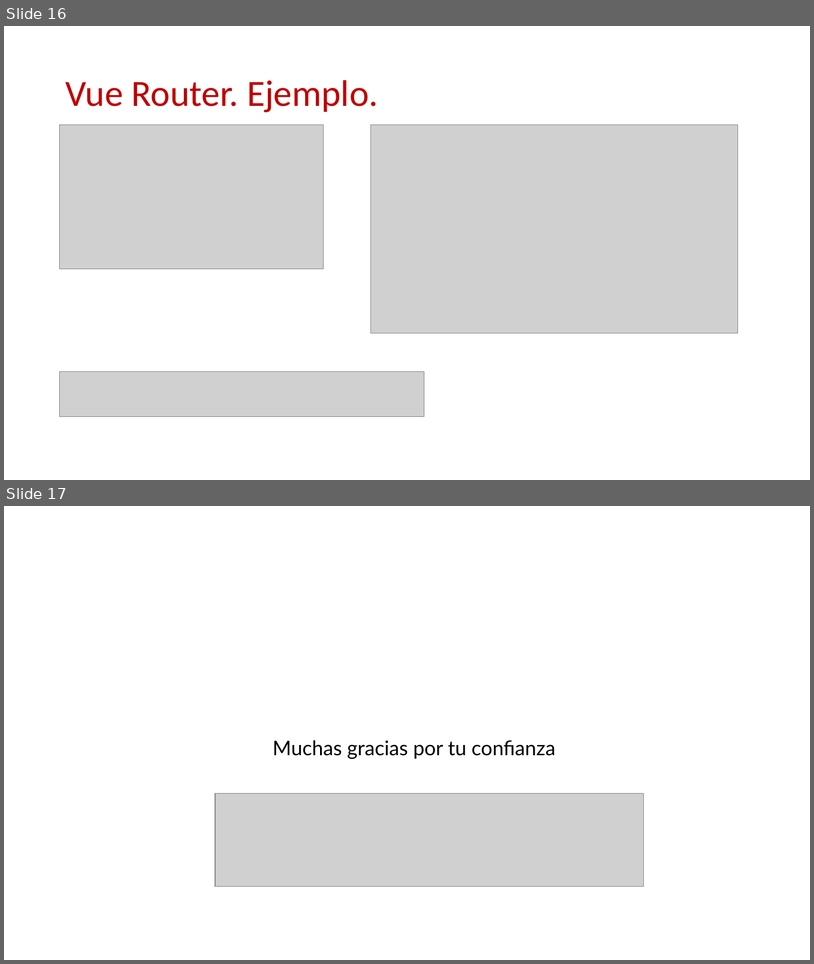
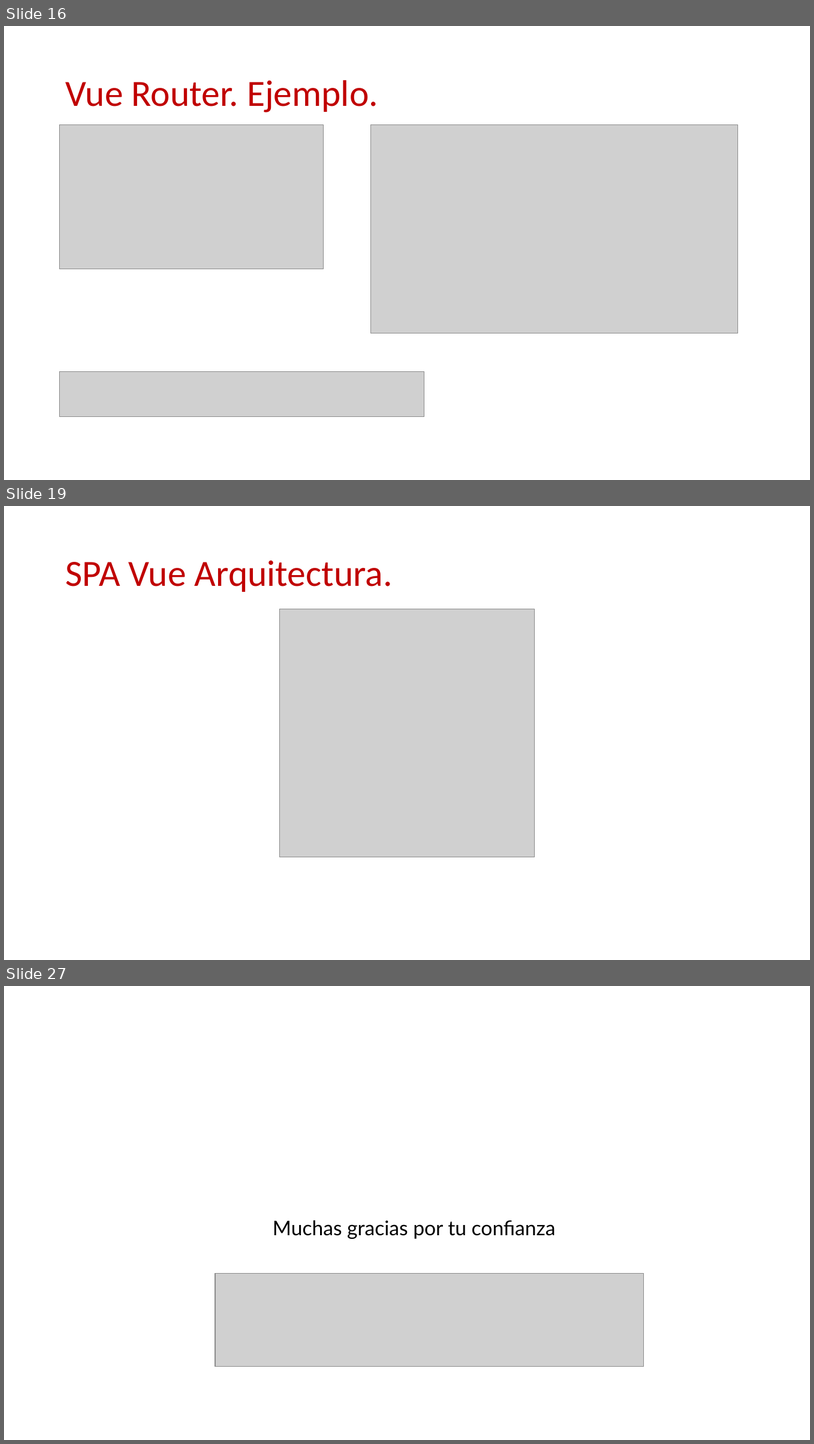
Before and after one commit to Robert-Freire/course-vue2, a slide deck: Vue.pptx. Shown one above the other, each under a label of ours: slides 16 and 17 before the commit, slides 16, 19 and 27 after it; the slides between them are not shown. The pictures are 814x964 and 814x1444 pixels, drawn with LibreOffice and Linux fonts; fonts in the diff are those of the drawing; grey boxes stand for pictures; background and template pictures are left out. Boxes give left, top, right and bottom in pixels: in the first picture for what was removed or moved away, otherwise in the second. Text is boxed around its words. In the diff, an @@ line names an element or a change of style, - is before the commit and + after.

```diff
--- a/Vue.pptx
+++ b/Vue.pptx
@@ slide 19 added at <box>4,506,810,960</box>, background #FFFFFF @@
@@ title added at <box>65,560,393,592</box>, 44 pt, text #C00000 @@
+SPA Vue Arquitectura.
@@ picture added at <box>280,609,534,857</box> @@
@@ what was slide 17 is now slide 27 @@
```
Also in this commit, not shown: 1 slide changed, 9 other slides added, 9 other files.
